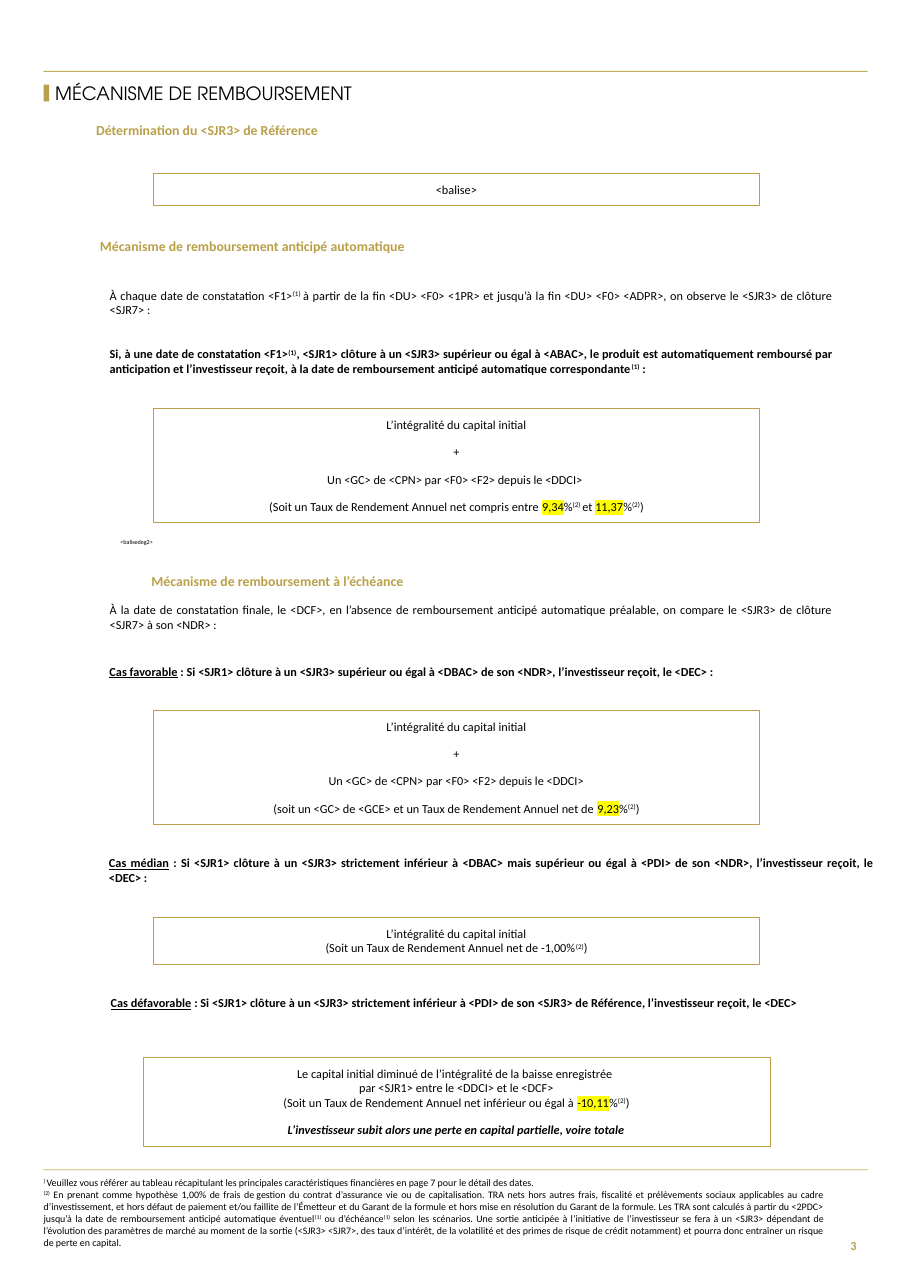
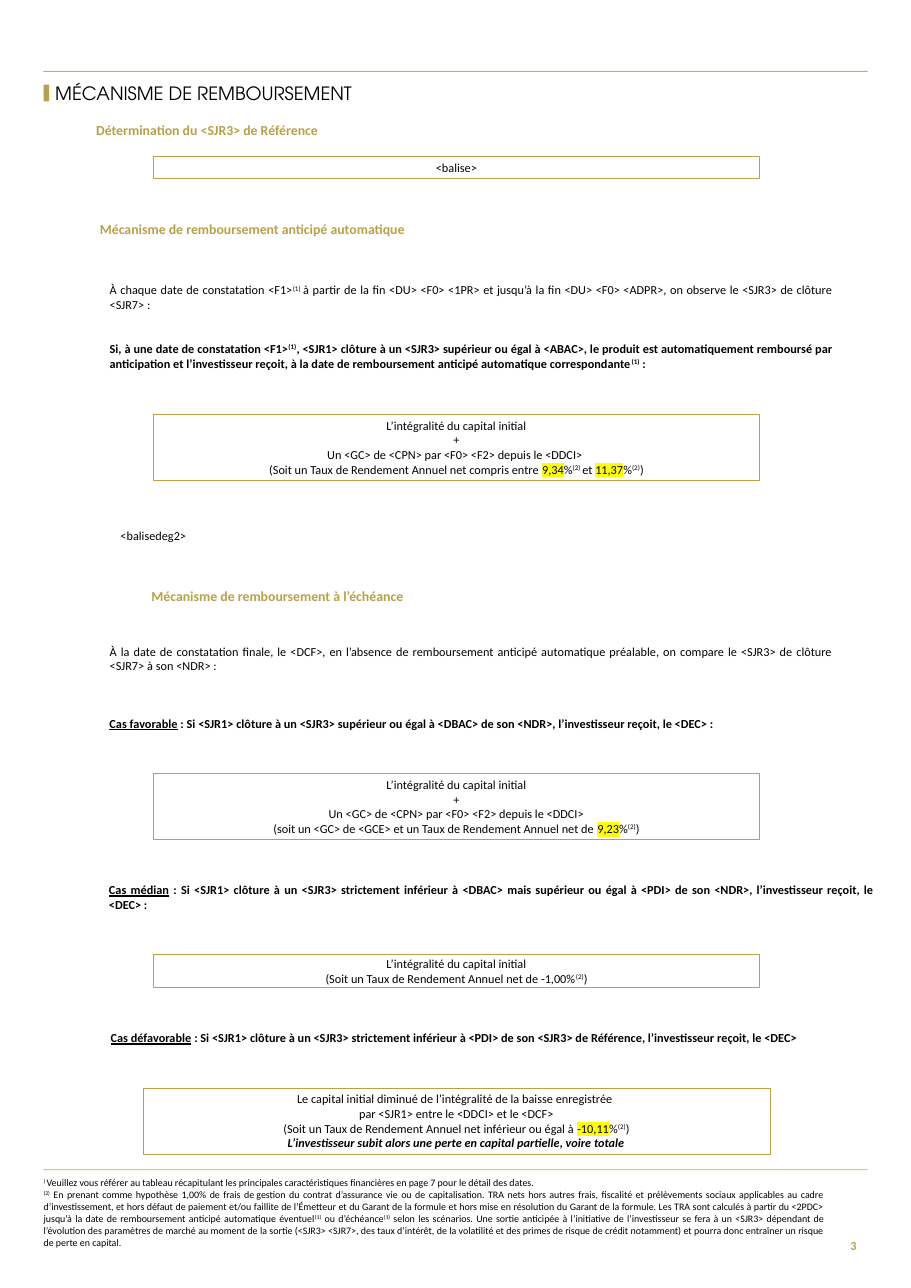
Before and after one commit to guillaumejacquin/equitim-project, a slide deck: slide 3 of Templates/testmercredi.pptx. Drawn at 911x1288 pixels with LibreOffice and Linux fonts; fonts in the diff are those of the drawing; background and template pictures are left out. Boxes give left, top, right and bottom in pixels: in the first picture for what was removed or moved away, otherwise in the second. Text is boxed around its words. In the diff, an @@ line names an element or a change of style, - is before the commit and + after.

```diff
--- a/Templates/testmercredi.pptx
+++ b/Templates/testmercredi.pptx
@@ rectangle "<balise>" resized from (x1=154, y1=174, x2=759, y2=206) to (x1=154, y1=156, x2=759, y2=178) @@
@@ text "Mécanisme de remboursement anticipé automatique" moved from (x1=100, y1=241, x2=405, y2=253) to (x1=100, y1=224, x2=405, y2=236) @@
@@ text "À chaque date de constatation ..." moved from (x1=110, y1=290, x2=832, y2=375) to (x1=110, y1=284, x2=832, y2=370) @@
@@ rectangle "L’intégralité du capital initial" resized from (x1=153, y1=409, x2=759, y2=522) to (x1=153, y1=414, x2=759, y2=480) @@
@@ rectangle "L’intégralité du capital initial" at (x1=153, y1=414, x2=759, y2=480): less space between paragraphs @@
@@ text "<balisedeg2>" moved from (x1=120, y1=540, x2=152, y2=545) to (x1=120, y1=531, x2=186, y2=542) @@
@@ text "<balisedeg2>" at (x1=120, y1=531, x2=186, y2=542): size 4 to 8 pt @@
@@ text "Mécanisme de remboursement à l’échéance" moved from (x1=151, y1=576, x2=403, y2=586) to (x1=151, y1=591, x2=403, y2=601) @@
@@ text "À la date de constatation ..." moved from (x1=110, y1=604, x2=831, y2=629) to (x1=110, y1=645, x2=831, y2=670) @@
@@ text "Cas favorable : Si <SJR1> ..." moved from (x1=109, y1=667, x2=707, y2=678) to (x1=109, y1=719, x2=707, y2=730) @@
@@ rectangle "L’intégralité du capital initial" at (x1=154, y1=773, x2=759, y2=839): less space between paragraphs @@
@@ rectangle "L’intégralité du capital initial" resized from (x1=154, y1=711, x2=759, y2=824) to (x1=154, y1=773, x2=759, y2=839) @@
@@ text "Cas médian : Si <SJR1> ..." moved from (x1=109, y1=858, x2=873, y2=882) to (x1=109, y1=885, x2=873, y2=909) @@
@@ rectangle "L’intégralité du capital initial" resized from (x1=153, y1=917, x2=759, y2=964) to (x1=153, y1=955, x2=759, y2=988) @@
@@ text "Cas défavorable : Si <SJR1> ..." moved from (x1=111, y1=998, x2=796, y2=1010) to (x1=111, y1=1033, x2=796, y2=1045) @@
@@ rectangle "Le capital initial diminué de ..." resized from (x1=143, y1=1056, x2=770, y2=1146) to (x1=143, y1=1088, x2=770, y2=1154) @@
@@ text in rectangle at (x1=288, y1=1138, x2=624, y2=1149): less space between paragraphs @@
```
Also in this commit, not shown: 2 other slides changed, 19 other files.
